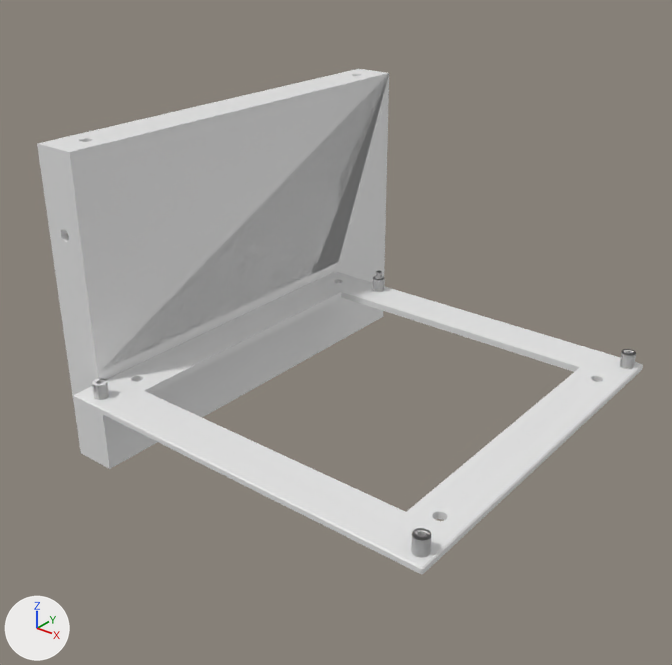
Before and after pictures for a commit that changed the Blender file Case01/mb-tray.blend.
Rendered twice from a 50 mm camera at (289.0, -191.0, 190.0) aimed at (72.0, 81.0, 22.0). Arrows for +X, +Y and +Z are at lower left; the lights stay in place.

The scene before the commit, as lines of its bpy script (objects in view):
```python
ob_back = bpy.data.objects.new('Back', me_cube_012)
ob_back.location = (0.0, 13.0, -40.0)
ob_back_001 = bpy.data.objects.new('Back.001', me_cube_013)
ob_back_001.location = (-3.0, 16.0, -37.0)
ob_back_001.scale = (1.0, 9.8, 6.7)
ob_base = bpy.data.objects.new('Base', me_cube_002)
ob_base.location = (0.0, 0.0, 0.0)
ob_screew = bpy.data.objects.new('Screew', me_cylinder_004)
ob_screew.location = (10.0, 25.0, 0.0)
ob_screew_004 = bpy.data.objects.new('Screew.004', me_cylinder_018)
ob_screew_004.location = (-10.0, 28.0, -40.0)
ob_screew_005 = bpy.data.objects.new('Screew.005', me_cylinder_019)
ob_screew_005.location = (-10.0, 200.0, -40.0)
ob_screew_006 = bpy.data.objects.new('Screew.006', me_cylinder_020)
ob_screew_006.location = (-10.0, 200.0, 100.0)
ob_screew_007 = bpy.data.objects.new('Screew.007', me_cylinder_021)
ob_screew_007.location = (-10.0, 28.0, 100.0)
ob_screew_008 = bpy.data.objects.new('Screew.008', me_cylinder_022)
ob_screew_008.location = (-10.0, 13.0, 65.0)
ob_screew_008.rotation_euler = (1.571, 0.0, 0.0)  # degrees (90, 0, 0)
ob_screew_009 = bpy.data.objects.new('Screew.009', me_cylinder_023)
ob_screew_009.location = (-10.0, 215.0, 0.0)
ob_screew_009.rotation_euler = (1.571, 0.0, 0.0)  # degrees (90, 0, 0)
```
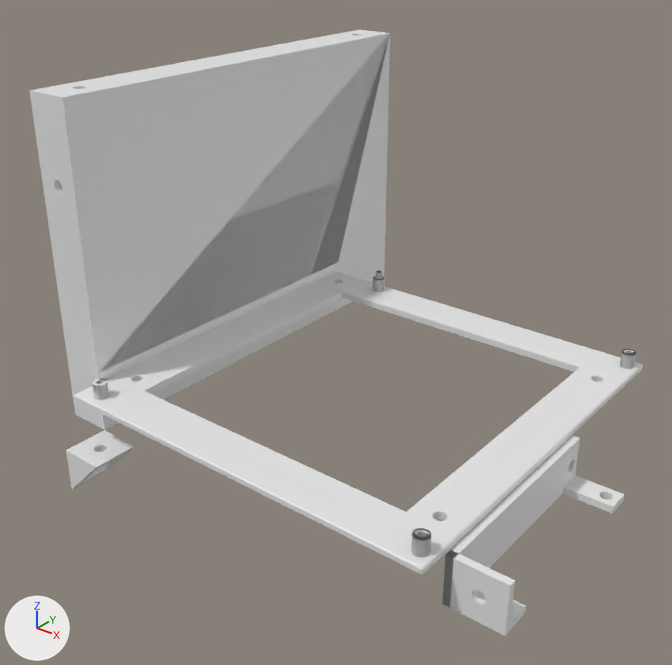
Not drawn themselves, but carrying or shaping drawn objects: ob_screew_016, ob_screew_015, ob_screew_014, ob_screew_013, ob_screew_012, ob_screew_011, ob_screew_009, ob_screew_008, ob_screew_007, ob_screew_006, ob_screew_005, ob_back_001, ob_screew_004.

Boxes [x1, y1, x2, y2] around the edits, measured in the pictures (672 x 665 px):
'Back', moved: before [37, 69, 389, 469]; after [30, 30, 390, 430]
'SsdBase', added: after [442, 435, 580, 608]
'SsdBase.001', added: after [442, 550, 515, 636]
'Cube', added: after [66, 430, 135, 490]
'SsdMount', added: after [563, 475, 624, 513]
'SsdMount.001', added: after [477, 590, 526, 630]

The change, as a diff of the scene's bpy script:
```diff
--- a/Case01/mb-tray.blend.py
+++ b/Case01/mb-tray.blend.py
@@ ob_screew_009 @@
 ob_screew_009 = bpy.data.objects.new('Screew.009', me_cylinder_023)
-ob_screew_009.location = (-10.0, 215.0, 0.0)
+ob_screew_009.location = (-10.0, 215.0, 20.0)
 ob_screew_009.rotation_euler = (1.571, 0.0, 0.0)  # degrees (90, 0, 0)
@@ ob_screew_008 @@
 ob_screew_008 = bpy.data.objects.new('Screew.008', me_cylinder_022)
-ob_screew_008.location = (-10.0, 13.0, 65.0)
+ob_screew_008.location = (-10.0, 13.0, 85.0)
 ob_screew_008.rotation_euler = (1.571, 0.0, 0.0)  # degrees (90, 0, 0)
@@ ob_screew_007 @@
 ob_screew_007 = bpy.data.objects.new('Screew.007', me_cylinder_021)
-ob_screew_007.location = (-10.0, 28.0, 100.0)
+ob_screew_007.location = (-10.0, 28.0, 120.0)
 ob_screew_007.hide_set(True)  # wire or fog, not drawn
@@ ob_screew_006 @@
 ob_screew_006 = bpy.data.objects.new('Screew.006', me_cylinder_020)
-ob_screew_006.location = (-10.0, 200.0, 100.0)
+ob_screew_006.location = (-10.0, 200.0, 120.0)
 ob_screew_006.hide_set(True)  # wire or fog, not drawn
@@ ob_screew_005 @@
 ob_screew_005 = bpy.data.objects.new('Screew.005', me_cylinder_019)
-ob_screew_005.location = (-10.0, 200.0, -40.0)
+ob_screew_005.location = (-10.0, 200.0, -20.0)
 ob_screew_005.hide_set(True)  # wire or fog, not drawn
@@ ob_back_001 @@
 ob_back_001 = bpy.data.objects.new('Back.001', me_cube_013)
-ob_back_001.location = (-3.0, 16.0, -37.0)
+ob_back_001.location = (-3.0, 16.0, -17.0)
 ob_back_001.scale = (1.0, 9.8, 6.7)
@@ ob_screew_004 @@
 ob_screew_004 = bpy.data.objects.new('Screew.004', me_cylinder_018)
-ob_screew_004.location = (-10.0, 28.0, -40.0)
+ob_screew_004.location = (-10.0, 28.0, -20.0)
 ob_screew_004.hide_set(True)  # wire or fog, not drawn
@@ ob_back @@
 ob_back = bpy.data.objects.new('Back', me_cube_012)
-ob_back.location = (0.0, 13.0, -40.0)
+ob_back.location = (0.0, 13.0, -20.0)
 _m = ob_back.modifiers.new('Back', 'BOOLEAN')
@@ ob_ssdbase @@
+ob_ssdbase = bpy.data.objects.new('SsdBase', me_cube_016)  # a box spanning x 0.0..3.0, y 0.0..89.6, z 0.0..20.0; modifiers BOOLEAN
+ob_ssdbase.location = (170.0, 13.0, -20.0)
@@ ob_screew_014 @@
+ob_screew_014 = bpy.data.objects.new('Screew.014', me_cylinder_004.copy())  # the mesh of ob_screew
+ob_screew_014.location = (173.0, 97.6, -10.0)
+ob_screew_014.rotation_euler = (1.571, 0.0, 1.571)  # degrees (90, 0, 90)
@@ ob_ssdmount_001 @@
+ob_ssdmount_001 = bpy.data.objects.new('SsdMount.001', me_cube_018)  # a box spanning x 0.0..20.0, y 0.0..20.0, z 0.0..20.0; modifiers BOOLEAN
+ob_ssdmount_001.location = (173.0, 16.0, -20.0)
+ob_ssdmount_001.scale = (1.0, 0.5, 0.15)
@@ ob_screew_011 @@
+ob_screew_011 = bpy.data.objects.new('Screew.011', me_cylinder_004.copy())  # the mesh of ob_screew
+ob_screew_011.location = (188.0, 21.0, -18.0)
@@ ob_ssdmount @@
+ob_ssdmount = bpy.data.objects.new('SsdMount', me_cube_018.copy())  # modifiers BOOLEAN
+ob_ssdmount.location = (173.0, 92.6, -20.0)
+ob_ssdmount.scale = (1.0, 0.5, 0.15)
@@ ob_screew_012 @@
+ob_screew_012 = bpy.data.objects.new('Screew.012', me_cylinder_004.copy())  # the mesh of ob_screew
+ob_screew_012.location = (188.0, 97.6, -18.0)
@@ ob_ssdbase_001 @@
+ob_ssdbase_001 = bpy.data.objects.new('SsdBase.001', me_cube_018.copy())  # modifiers BOOLEAN
+ob_ssdbase_001.location = (170.0, 13.0, -20.0)
+ob_ssdbase_001.scale = (1.15, 0.15, 1.0)
@@ ob_screew_013 @@
+ob_screew_013 = bpy.data.objects.new('Screew.013', me_cylinder_004.copy())  # the mesh of ob_screew
+ob_screew_013.location = (183.0, 16.0, -10.0)
+ob_screew_013.rotation_euler = (1.571, 0.0, 0.0)  # degrees (90, 0, 0)
@@ ob_cube @@
+ob_cube = bpy.data.objects.new('Cube', me_cube_001)  # 13 vertices, 10 faces; spans x 0.0..20.0, y 0.0..20.0, z 0.0..20.0; modifiers BOOLEAN, BOOLEAN, BEVEL
+ob_cube.location = (0.0, -7.0, -40.0)
@@ ob_screew_016 @@
+ob_screew_016 = bpy.data.objects.new('Screew.016', me_cylinder_004.copy())  # the mesh of ob_screew
+ob_screew_016.location = (2.0, 2.75, -30.0)
+ob_screew_016.rotation_euler = (0.0, 1.571, 0.0)  # degrees (0, 90, 0)
@@ ob_screew_015 @@
+ob_screew_015 = bpy.data.objects.new('Screew.015', me_cylinder_004.copy())  # the mesh of ob_screew
+ob_screew_015.location = (10.0, 2.75, -20.0)
```
